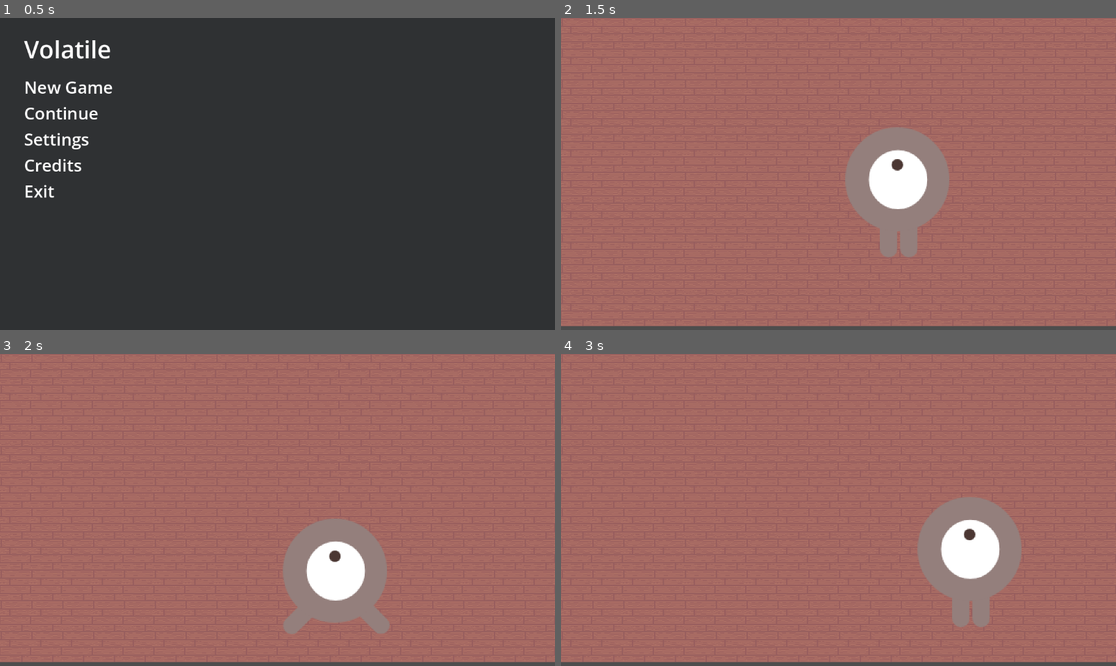
Above: before the commit, frames 1-4 (two rows, left to right).
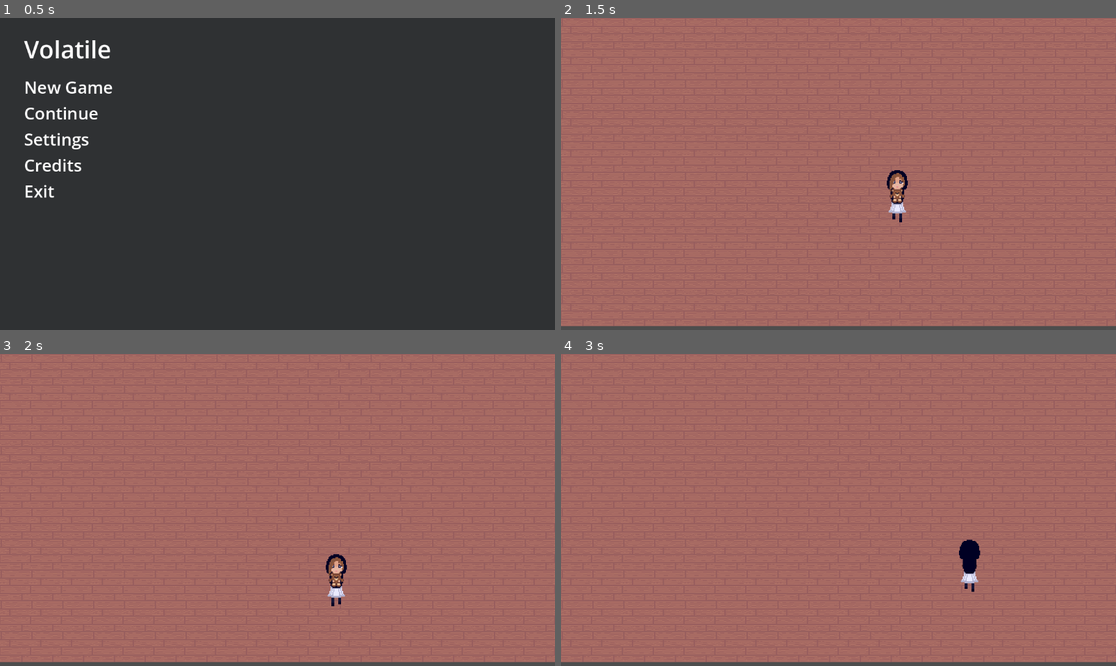
Above: after the commit, the same moments.

Repository: ioannoid/volatile-game-jam
Game: Godot game, scene res://main.tscn
Same seed, same stepped clock (60 frames per second), same inputs: the game is played once before the commit and once after it.
Inputs (mouse positions are in pixels of both pictures, inside the frame that each line leads up to):
- Up to frame 1 (0.5 s): no input
- Up to frame 2 (1.5 s): tap Enter at 0.5 s; move the mouse to (627, 86) at 0.52 s; hold D (move_right) 0.53-1.28 s; click (627, 86) at 0.67 s; move the mouse to (727, 189) at 1.27 s; hold S (move_down) from 1.28 s (still down)
- Up to frame 3 (2 s): keep holding S (move_down)
- Up to frame 4 (3 s): move the mouse to (894, 441) at 2.02 s; release S (move_down) at 2.03 s; hold D (move_right) 2.03-2.78 s; move the mouse to (810, 572) at 2.77 s; hold W (move_up) from 2.78 s (still down); click (810, 572) at 2.92 s

Frame 1 is identical in both runs. In frame 2, 4.1% of the frame differs, in the area x 51-70%, y 35-77%; in frame 3, 4.0%; in frame 4, 4.1%.

Commit message:
Added player animation

Diff:
--- a/game/game.tscn
+++ b/game/game.tscn
@@ -1,16 +1,28 @@
-[gd_scene load_steps=16 format=3 uid="uid://jkuhc2ho0t4d"]
+[gd_scene load_steps=28 format=3 uid="uid://jkuhc2ho0t4d"]
 
 [ext_resource type="Texture2D" uid="uid://n6xfnjn3ye1p" path="res://assets/Wood TIle.png" id="1_2626o"]
 [ext_resource type="Script" path="res://player.gd" id="1_osc6k"]
-[ext_resource type="Texture2D" uid="uid://bmm3jbqvskmro" path="res://dodge_assets/art/playerGrey_up1.png" id="2_eikxe"]
-[ext_resource type="Texture2D" uid="uid://lfy08sd5nlga" path="res://dodge_assets/art/playerGrey_up2.png" id="3_g0mjf"]
-[ext_resource type="Texture2D" uid="uid://dgsek2q1rj4ap" path="res://assets/MC_LeftFacing/MC_LeftFacing1.png" id="4_1qfoq"]
-[ext_resource type="Texture2D" uid="uid://dxr8c6jehc8rt" path="res://assets/MC_LeftFacing/MC_LeftFacing2.png" id="5_qd4mw"]
-[ext_resource type="Texture2D" uid="uid://dpc0hnoafoitv" path="res://assets/MC_LeftFacing/MC_LeftFacing3.png" id="6_tytc3"]
-[ext_resource type="Texture2D" uid="uid://bgf4qcndx56w5" path="res://assets/MC_LeftFacing/MC_LeftFacing4.png" id="7_g2h40"]
-[ext_resource type="Texture2D" uid="uid://css1t8w6x3ev0" path="res://assets/MC_LeftFacing/MC_LeftFacing5.png" id="8_wh50n"]
-[ext_resource type="Texture2D" uid="uid://cyfkq267iv54s" path="res://assets/MC_LeftFacing/MC_LeftFacing6.png" id="9_3mj7j"]
-[ext_resource type="Texture2D" uid="uid://bkokipg0cukcp" path="res://assets/MC_LeftFacing/MC_LeftFacing7.png" id="10_10pw4"]
+[ext_resource type="Texture2D" uid="uid://b6afykhuqtvit" path="res://assets/Movement/Backward/MC_Backwards2.png" id="3_85f21"]
+[ext_resource type="Texture2D" uid="uid://cv6wg2opl2iwh" path="res://assets/Movement/Backward/MC_Backwards3.png" id="4_bmeb7"]
+[ext_resource type="Texture2D" uid="uid://cnmlgegookv1f" path="res://assets/Movement/Backward/MC_Backwards4.png" id="5_wid57"]
+[ext_resource type="Texture2D" uid="uid://cluyrjtkx7xem" path="res://assets/Movement/Backward/MC_Backwards5.png" id="6_g0ljp"]
+[ext_resource type="Texture2D" uid="uid://dqpgntaw4buil" path="res://assets/Movement/Backward/MC_Backwards6.png" id="7_vl3iv"]
+[ext_resource type="Texture2D" uid="uid://coq73u1crd42m" path="res://assets/Movement/Backward/MC_Backwards7.png" id="8_bvqbn"]
+[ext_resource type="Texture2D" uid="uid://cm4ywcjgwmqsa" path="res://assets/Movement/Forward/MC_ForwardFacing2.png" id="9_dkgmy"]
+[ext_resource type="Texture2D" uid="uid://derw8gkq6bx87" path="res://assets/Movement/Forward/MC_ForwardFacing3.png" id="10_6a218"]
+[ext_resource type="Texture2D" uid="uid://bvf08byxf2v4i" path="res://assets/Movement/Forward/MC_ForwardFacing4.png" id="11_0ukal"]
+[ext_resource type="Texture2D" uid="uid://djebuedfnvero" path="res://assets/Movement/Forward/MC_ForwardFacing5.png" id="12_3vmrw"]
+[ext_resource type="Texture2D" uid="uid://ciutjyci3v6n3" path="res://assets/Movement/Forward/MC_ForwardFacing6.png" id="13_ofush"]
+[ext_resource type="Texture2D" uid="uid://c1blusnx2amy3" path="res://assets/Movement/Forward/MC_ForwardFacing7.png" id="14_xovrr"]
+[ext_resource type="Texture2D" uid="uid://c10gosdbon7t1" path="res://assets/Movement/Left/MC_LeftFacing1.png" id="15_g5v1c"]
+[ext_resource type="Texture2D" uid="uid://bcrsv3ofthxib" path="res://assets/Movement/Backward/MC_Backwards1.png" id="16_jdjjq"]
+[ext_resource type="Texture2D" uid="uid://es7nrl8n1iro" path="res://assets/Movement/Forward/MC_ForwardFacing1.png" id="17_dgtjj"]
+[ext_resource type="Texture2D" uid="uid://bb6c8gfa4xevc" path="res://assets/Movement/Left/MC_LeftFacing2.png" id="18_vg8gp"]
+[ext_resource type="Texture2D" uid="uid://c0blm47sdfag7" path="res://assets/Movement/Left/MC_LeftFacing3.png" id="19_1vty2"]
+[ext_resource type="Texture2D" uid="uid://cj4exsx4klbyd" path="res://assets/Movement/Left/MC_LeftFacing4.png" id="20_aevar"]
+[ext_resource type="Texture2D" uid="uid://nkk67jfgub4l" path="res://assets/Movement/Left/MC_LeftFacing5.png" id="21_vcd4p"]
+[ext_resource type="Texture2D" uid="uid://bvko34yr6boqg" path="res://assets/Movement/Left/MC_LeftFacing6.png" id="22_20tty"]
+[ext_resource type="Texture2D" uid="uid://bsfjw0orpufjr" path="res://assets/Movement/Left/MC_LeftFacing7.png" id="23_gr0dv"]
 
 [sub_resource type="TileSetAtlasSource" id="TileSetAtlasSource_mal1d"]
 texture = ExtResource("1_2626o")
@@ -34,7 +46,53 @@
 animations = [{
 "frames": [{
 "duration": 1.0,
-"texture": ExtResource("4_1qfoq")
+"texture": ExtResource("3_85f21")
+}, {
+"duration": 1.0,
+"texture": ExtResource("4_bmeb7")
+}, {
+"duration": 1.0,
+"texture": ExtResource("5_wid57")
+}, {
+"duration": 1.0,
+"texture": ExtResource("6_g0ljp")
+}, {
+"duration": 1.0,
+"texture": ExtResource("7_vl3iv")
+}, {
+"duration": 1.0,
+"texture": ExtResource("8_bvqbn")
+}],
+"loop": true,
+"name": &"back",
+"speed": 6.0
+}, {
+"frames": [{
+"duration": 1.0,
+"texture": ExtResource("9_dkgmy")
+}, {
+"duration": 1.0,
+"texture": ExtResource("10_6a218")
+}, {
+"duration": 1.0,
+"texture": ExtResource("11_0ukal")
+}, {
+"duration": 1.0,
+"texture": ExtResource("12_3vmrw")
+}, {
+"duration": 1.0,
+"texture": ExtResource("13_ofush")
+}, {
+"duration": 1.0,
+"texture": ExtResource("14_xovrr")
+}],
+"loop": true,
+"name": &"forward",
+"speed": 6.0
+}, {
+"frames": [{
+"duration": 1.0,
+"texture": ExtResource("15_g5v1c")
 }],
 "loop": true,
 "name": &"idle",
@@ -42,33 +100,38 @@
 }, {
 "frames": [{
 "duration": 1.0,
-"texture": ExtResource("2_eikxe")
-}, {
-"duration": 1.0,
-"texture": ExtResource("3_g0mjf")
+"texture": ExtResource("16_jdjjq")
 }],
 "loop": true,
-"name": &"up",
+"name": &"idle_back",
 "speed": 5.0
 }, {
 "frames": [{
 "duration": 1.0,
-"texture": ExtResource("5_qd4mw")
+"texture": ExtResource("17_dgtjj")
+}],
+"loop": true,
+"name": &"idle_forward",
+"speed": 5.0
+}, {
+"frames": [{
+"duration": 1.0,
+"texture": ExtResource("18_vg8gp")
 }, {
 "duration": 1.0,
-"texture": ExtResource("6_tytc3")
+"texture": ExtResource("19_1vty2")
 }, {
 "duration": 1.0,
-"texture": ExtResource("7_g2h40")
+"texture": ExtResource("20_aevar")
 }, {
 "duration": 1.0,
-"texture": ExtResource("8_wh50n")
+"texture": ExtResource("21_vcd4p")
 }, {
 "duration": 1.0,
-"texture": ExtResource("9_3mj7j")
+"texture": ExtResource("22_20tty")
 }, {
 "duration": 1.0,
-"texture": ExtResource("10_10pw4")
+"texture": ExtResource("23_gr0dv")
 }],
 "loop": true,
 "name": &"walk",
@@ -95,4 +158,4 @@
 position = Vector2(-1, -2)
 scale = Vector2(0.5, 0.5)
 sprite_frames = SubResource("SpriteFrames_yjxj7")
-animation = &"walk"
+animation = &"forward"
--- a/game/player.gd
+++ b/game/player.gd
@@ -2,6 +2,7 @@
 signal hit
 @export var speed = 400
 var screen_size
+var prev_velocity = Vector2(0,0)
 # Called when the node enters the scene tree for the first time.
 func _ready():
 	screen_size = get_viewport_rect().size
@@ -39,13 +40,26 @@
 		$AnimatedSprite2D.animation = "walk"
 		$AnimatedSprite2D.flip_v = false
 		$AnimatedSprite2D.flip_h = velocity.x > 0
-	elif velocity.y != 0:
-		$AnimatedSprite2D.animation = "up"
+		prev_velocity = velocity
+	elif velocity.y < 0:
+		$AnimatedSprite2D.animation = "back"
 		$AnimatedSprite2D.flip_v = false
+		prev_velocity = velocity
+	elif velocity.y > 0:
+		$AnimatedSprite2D.animation = "forward"
+		$AnimatedSprite2D.flip_v = false
+		prev_velocity = velocity
 	else:
-		$AnimatedSprite2D.animation = "idle"
-		$AnimatedSprite2D.flip_v = false
-
+		if prev_velocity.x != 0:
+			$AnimatedSprite2D.animation = "idle"
+			$AnimatedSprite2D.flip_v = false
+			$AnimatedSprite2D.flip_h = velocity.x > 0
+		elif prev_velocity.y < 0:
+			$AnimatedSprite2D.animation = "back"
+			$AnimatedSprite2D.flip_v = false
+		else:
+			$AnimatedSprite2D.animation = "forward"
+			$AnimatedSprite2D.flip_v = false
 
 func _on_area_2d_body_entered(body):
 	hide()
Binary file removed: game/assets/MC_LeftFacing/MC_LeftFacing1.png
Binary file removed: game/assets/MC_LeftFacing/MC_LeftFacing2.png
Binary file removed: game/assets/MC_LeftFacing/MC_LeftFacing3.png
Binary file removed: game/assets/MC_LeftFacing/MC_LeftFacing4.png
Binary file removed: game/assets/MC_LeftFacing/MC_LeftFacing5.png
Binary file removed: game/assets/MC_LeftFacing/MC_LeftFacing6.png
Binary file removed: game/assets/MC_LeftFacing/MC_LeftFacing7.png
Binary file added: game/assets/Movement/Backward/MC_Backwards1.png
Not shown, added: game/assets/Movement/Backward/MC_Backwards1.png.import
Binary file added: game/assets/Movement/Backward/MC_Backwards2.png
Not shown, changed: game/assets/Movement/Backward/MC_Backwards2.png.import
Binary file added: game/assets/Movement/Backward/MC_Backwards3.png
(and 53 more such lines)
